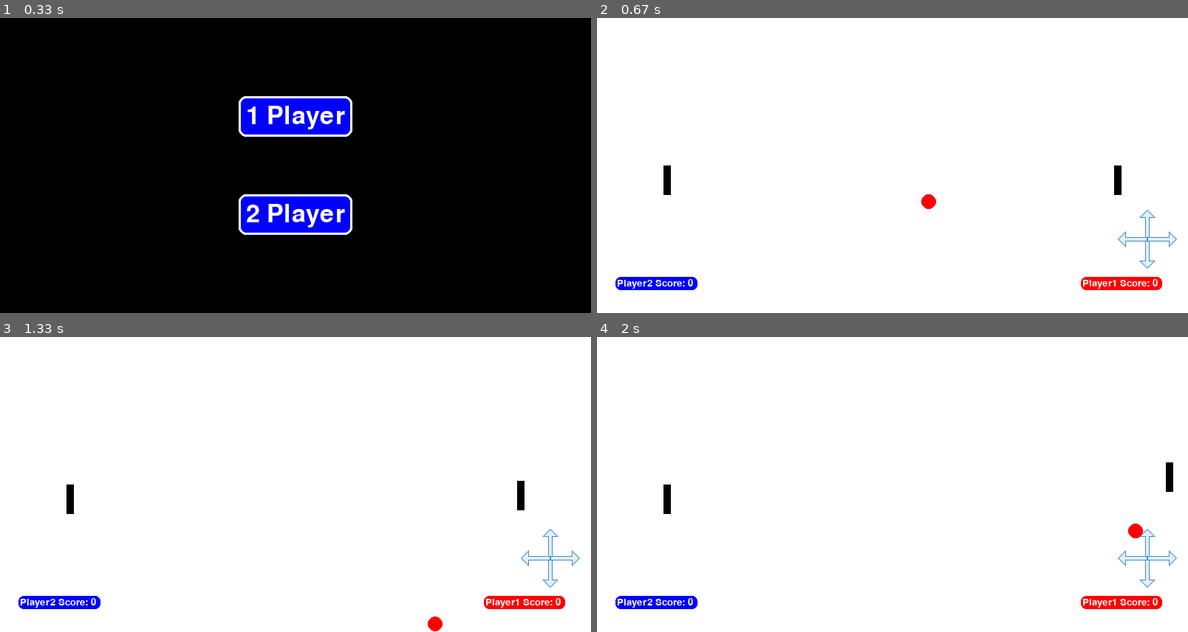
Above: before the commit, frames 1-4 (two rows, left to right).
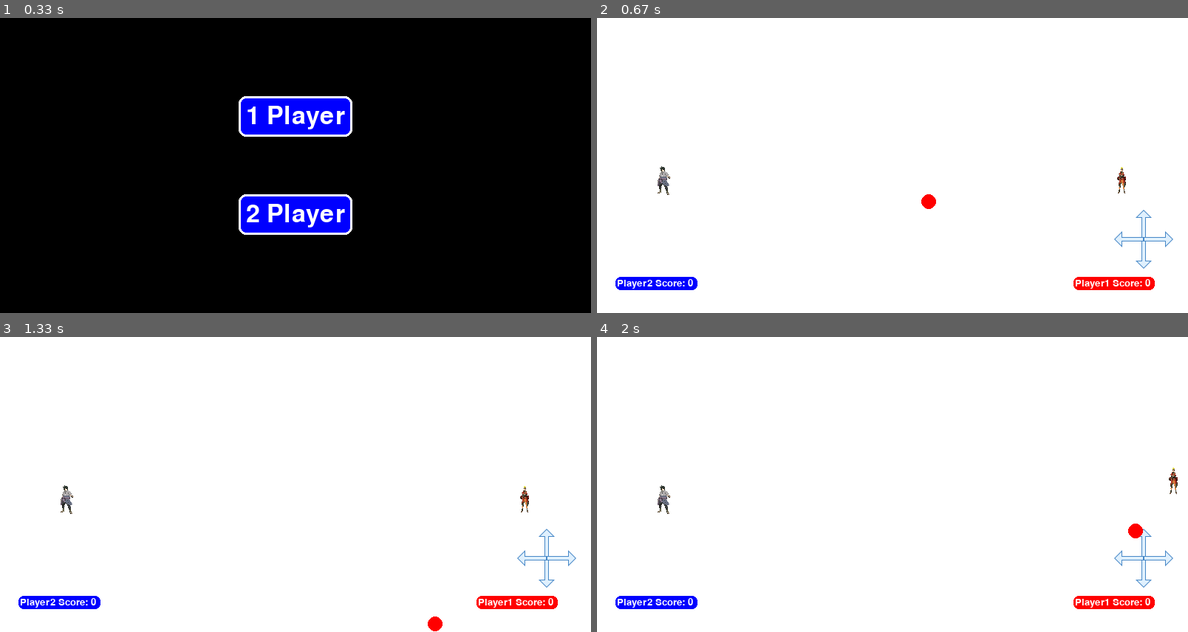
Above: after the commit, the same moments.

Repository: ShreeDesh12/pygame-pingpong
Game: pygame game, started from main.py
Two runs of this game, one before a commit and one after it. Both use one fixed random seed, a clock stepped at 60 frames per second and the inputs below.
Inputs (mouse positions are in pixels of both pictures, inside the frame that each line leads up to):
- Up to frame 1 (0.33 s): no input
- Up to frame 2 (0.67 s): click "1 Player" at 0.38 s
- Up to frame 3 (1.33 s): click (543, 543) at 0.72 s; click (531, 558) at 1.05 s
- Up to frame 4 (2 s): hold Right 1.33-1.8 s; hold Up from 1.83 s (still down)

Frame 1 is identical in both runs. In frame 2, 1.0% of the frame differs, in the area x 10-99%, y 50-93%; in frame 3, 1.0%, in the area x 10-99%, y 48-93%; in frame 4, 1.0%.

Commit message:
Characters added

Diff:
--- a/constants/bat.py
+++ b/constants/bat.py
@@ -17,6 +17,8 @@
 class BatDimensions:
     HEIGHT = 40
     WIDTH = 10
+    CHARACTER_HEIGHT = 40
+    CHARACTER_WIDTH = 20
 
 
 class Movement(str, Enum):
--- a/main.py
+++ b/main.py
@@ -7,6 +7,7 @@
 from objects.ball import Ball
 from objects.bat import Bat
 from objects.button import Button
+from objects.characters import Character
 from objects.movement_joystick import MovementJoystick
 from objects.player import Player
 from objects.screen import Screen
@@ -48,8 +49,9 @@
 
     ball = Ball(screen=screen)
 
-    bat_player_1 = Bat(
+    bat_player_1 = Character(
         screen=screen,
+        image_loc="images/characters/naruto/naruto-basic.png",
         max_x_axis=SCREEN_WIDTH,
         min_x_axis=SCREEN_WIDTH - BatRestrictions.X_AXIS,
         ball=ball,
@@ -63,13 +65,14 @@
     )
     player_1.winning_condition = winning_strategy_for_right_player
 
-    bat_player_2 = Bat(
+    bat_player_2 = Character(
         screen=screen,
         left_button=pygame.K_a,
         right_button=pygame.K_d,
         up_button=pygame.K_w,
         down_button=pygame.K_s,
         ball=ball,
+        image_loc="images/characters/sasuke/sasuke-basic.png",
     )
     joystick_player1 = MovementJoystick(player=player_1, screen=screen.get_screen())
 
--- a/objects/bat.py
+++ b/objects/bat.py
@@ -32,124 +32,125 @@
         ball: Ball = None,
         no_hit_zone: str = "left",
     ):
-        self.__color = color
-        self.__rect_height = rect_height
-        self.__rect_width = rect_width
+        self._color = color
+        self._rect_height = rect_height
+        self._rect_width = rect_width
 
-        self.__x_axis_loc = x_axis_loc
-        self.__y_axis_loc = y_axis_loc
+        self._x_axis_loc = x_axis_loc
+        self._y_axis_loc = y_axis_loc
 
-        self.__x_speed = x_speed
-        self.__y_speed = y_speed
+        self._x_speed = x_speed
+        self._y_speed = y_speed
 
-        self.__max_x_axis = (
-            (min(BatRestrictions.X_AXIS, SCREEN_WIDTH) - self.__rect_width)
+        self._max_x_axis = (
+            (min(BatRestrictions.X_AXIS, SCREEN_WIDTH) - self._rect_width)
             if max_x_axis is None
-            else max_x_axis - self.__rect_width
+            else max_x_axis - self._rect_width
         )
-        self.__max_y_axis = (
-            (min(BatRestrictions.Y_AXIS, SCREEN_HEIGHT) - self.__rect_height)
+        self._max_y_axis = (
+            (min(BatRestrictions.Y_AXIS, SCREEN_HEIGHT) - self._rect_height)
             if max_y_axis is None
-            else max_y_axis - self.__rect_height
+            else max_y_axis - self._rect_height
         )
-        self.__min_x_axis = 0 if min_x_axis is None else min_x_axis
-        self.__min_y_axis = 0 if min_y_axis is None else min_y_axis
+        self._min_x_axis = 0 if min_x_axis is None else min_x_axis
+        self._min_y_axis = 0 if min_y_axis is None else min_y_axis
 
-        self.__screen = screen.get_screen()
-        self.__ball = ball
+        self._screen = screen.get_screen()
+        self._ball = ball
         if ball:
             radius = ball.get_dimensions()["radius"]
-            self._ball_x_hit = (self.__rect_width) / 2 + radius
-            self._ball_y_hit = (self.__rect_height) / 2 + radius
+            self._ball_x_hit = (self._rect_width) / 2 + radius
+            self._ball_y_hit = (self._rect_height) / 2 + radius
 
-        self.__left_button = left_button
-        self.__right_button = right_button
-        self.__up_button = up_button
-        self.__down_button = down_button
+        self._left_button = left_button
+        self._right_button = right_button
+        self._up_button = up_button
+        self._down_button = down_button
 
         self.no_hit_zone = no_hit_zone
+        print("Bat constructor is called!")
 
     def move(self, keys):
-        if keys[self.__left_button]:
+        if keys[self._left_button]:
             self.move_left()
 
-        if keys[self.__right_button]:
+        if keys[self._right_button]:
             self.move_right()
 
-        if keys[self.__up_button]:
+        if keys[self._up_button]:
             self.move_up()
 
-        if keys[self.__down_button]:
+        if keys[self._down_button]:
             self.move_down()
 
     def display(self):
-        self.__validate_position()
-        self.__hit_ball()
-        pygame.draw.rect(self.__screen, self.__color, self.get_bat())
+        self._validate_position()
+        self._hit_ball()
+        pygame.draw.rect(self._screen, self._color, self.get_bat())
 
     def get_bat(self):
         return (
-            self.__x_axis_loc,
-            self.__y_axis_loc,
-            self.__rect_width,
-            self.__rect_height,
+            self._x_axis_loc,
+            self._y_axis_loc,
+            self._rect_width,
+            self._rect_height,
         )
 
     def get_boundary(self):
         return {
-            "start_x": self.__x_axis_loc,
-            "start_y": self.__y_axis_loc,
-            "end_x": self.__x_axis_loc,
-            "end_y": self.__y_axis_loc,
+            "start_x": self._x_axis_loc,
+            "start_y": self._y_axis_loc,
+            "end_x": self._x_axis_loc,
+            "end_y": self._y_axis_loc,
         }
 
     def get_restrictions(self):
         return {
-            "min_x": self.__min_x_axis,
-            "min_y": self.__min_y_axis,
-            "max_x": self.__max_x_axis,
-            "max_y": self.__max_y_axis,
+            "min_x": self._min_x_axis,
+            "min_y": self._min_y_axis,
+            "max_x": self._max_x_axis,
+            "max_y": self._max_y_axis,
         }
 
     def move_left(self):
-        self.__x_axis_loc -= self.__x_speed
+        self._x_axis_loc -= self._x_speed
 
     def move_right(self):
-        self.__x_axis_loc += self.__x_speed
+        self._x_axis_loc += self._x_speed
 
     def move_up(self):
-        self.__y_axis_loc -= self.__y_speed
+        self._y_axis_loc -= self._y_speed
 
     def move_down(self):
-        self.__y_axis_loc += self.__y_speed
+        self._y_axis_loc += self._y_speed
 
-    def __validate_position(self):
-        if self.__x_axis_loc < self.__min_x_axis:
-            self.__x_axis_loc = self.__min_x_axis
+    def _validate_position(self):
+        if self._x_axis_loc < self._min_x_axis:
+            self._x_axis_loc = self._min_x_axis
 
-        if self.__x_axis_loc > self.__max_x_axis:
-            self.__x_axis_loc = self.__max_x_axis
+        if self._x_axis_loc > self._max_x_axis:
+            self._x_axis_loc = self._max_x_axis
 
-        if self.__y_axis_loc < self.__min_y_axis:
-            self.__y_axis_loc = self.__min_y_axis
+        if self._y_axis_loc < self._min_y_axis:
+            self._y_axis_loc = self._min_y_axis
 
-        if self.__y_axis_loc > self.__max_y_axis:
-            self.__y_axis_loc = self.__max_y_axis
+        if self._y_axis_loc > self._max_y_axis:
+            self._y_axis_loc = self._max_y_axis
 
-    def __hit_ball(self):
-        mid_x_bat_loc = self.__x_axis_loc + (self.__rect_width) / 2
-        mid_y_bat_loc = self.__y_axis_loc + (self.__rect_height) / 2
-        ball_boundary = self.__ball.get_dimensions()
+    def _hit_ball(self):
+        mid_x_bat_loc = self._x_axis_loc + (self._rect_width) / 2
+        mid_y_bat_loc = self._y_axis_loc + (self._rect_height) / 2
+        ball_boundary = self._ball.get_dimensions()
         abs_dist_x = abs(ball_boundary["x_loc"] - mid_x_bat_loc)
         abs_dist_y = abs(ball_boundary["y_loc"] - mid_y_bat_loc)
 
         is_no_hit_zone = (
-            self.__min_x_axis < ball_boundary["x_loc"] < self.__x_axis_loc
+            self._min_x_axis < ball_boundary["x_loc"] < self._x_axis_loc
             if self.no_hit_zone == "left"
             else (
-                self.__x_axis_loc + self.__rect_width
+                self._x_axis_loc + self._rect_width
                 < ball_boundary["x_loc"]
-                < self.__max_x_axis
+                < self._max_x_axis
             )
         )
 
@@ -158,4 +159,4 @@
             and abs_dist_y <= self._ball_y_hit
             and not (is_no_hit_zone)
         ):
-            self.__ball.hit_vertical_wall()
+            self._ball.hit_vertical_wall()
--- /dev/null
+++ b/objects/characters.py
@@ -0,0 +1,64 @@
+from typing import Any
+
+import pygame
+
+from constants.bat import BatSpeed, BatDimensions
+from constants.screen import SCREEN_WIDTH, SCREEN_HEIGHT
+from objects.ball import Ball
+from objects.bat import Bat
+from objects.screen import Screen
+
+
+class Character(Bat):
+    def __init__(
+            self,
+            screen: Screen,
+            image_loc: str,
+            x_axis_loc: int = SCREEN_WIDTH // 3,
+            y_axis_loc: int = SCREEN_HEIGHT // 2,
+            x_speed: int = BatSpeed.X_SPEED,
+            y_speed: int = BatSpeed.Y_SPEED,
+            rect_height: int = BatDimensions.CHARACTER_HEIGHT,
+            rect_width: int = BatDimensions.CHARACTER_WIDTH,
+            left_button: Any = pygame.K_LEFT,
+            right_button: Any = pygame.K_RIGHT,
+            down_button: Any = pygame.K_DOWN,
+            up_button: Any = pygame.K_UP,
+            max_x_axis: int = None,
+            max_y_axis: int = None,
+            min_x_axis: int = None,
+            min_y_axis: int = None,
+            ball: Ball = None,
+            no_hit_zone: str = "left",
+            ):
+        super().__init__(
+            screen=screen,
+            x_axis_loc=x_axis_loc,
+            y_axis_loc=y_axis_loc,
+            x_speed=x_speed,
+            y_speed=y_speed,
+            rect_width=rect_width,
+            rect_height=rect_height,
+            left_button=left_button,
+            right_button=right_button,
+            down_button=down_button,
+            up_button=up_button,
+            max_x_axis=max_x_axis,
+            max_y_axis=max_y_axis,
+            min_x_axis=min_x_axis,
+            min_y_axis=min_y_axis,
+            ball=ball,
+            no_hit_zone=no_hit_zone
+        )
+        print(self._screen)
+        self.character_img = pygame.image.load(image_loc).convert_alpha()
+        self.character_img = pygame.transform.scale(self.character_img, (rect_width, rect_height))
+
+    def set_image(self, image_loc: str):
+        self.character_img = pygame.image.load(image_loc)
+        self.character_img = pygame.transform.scale(self.character_img, (self._rect_width, self._rect_height))
+
+    def display(self):
+        self._validate_position()
+        self._hit_ball()
+        self._screen.blit(self.character_img, (self._x_axis_loc, self._y_axis_loc))
Binary file added: images/characters/naruto/naruto-attack.png
Binary file added: images/characters/naruto/naruto-basic.png
Binary file added: images/characters/sasuke/sasuke-attack.png
Binary file added: images/characters/sasuke/sasuke-basic.png
Binary file added: images/characters/sasuke/sasuke-standing.jpg
